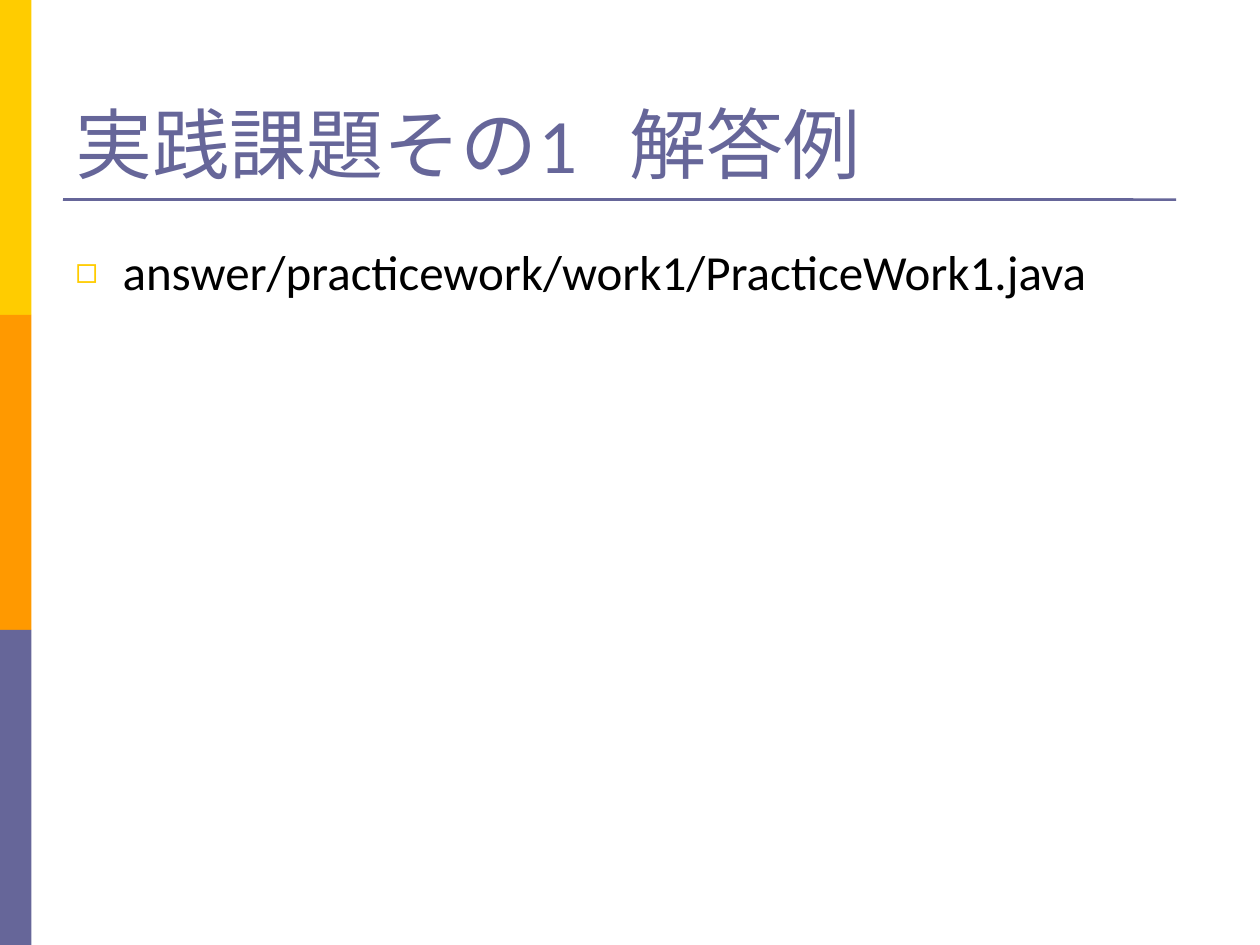
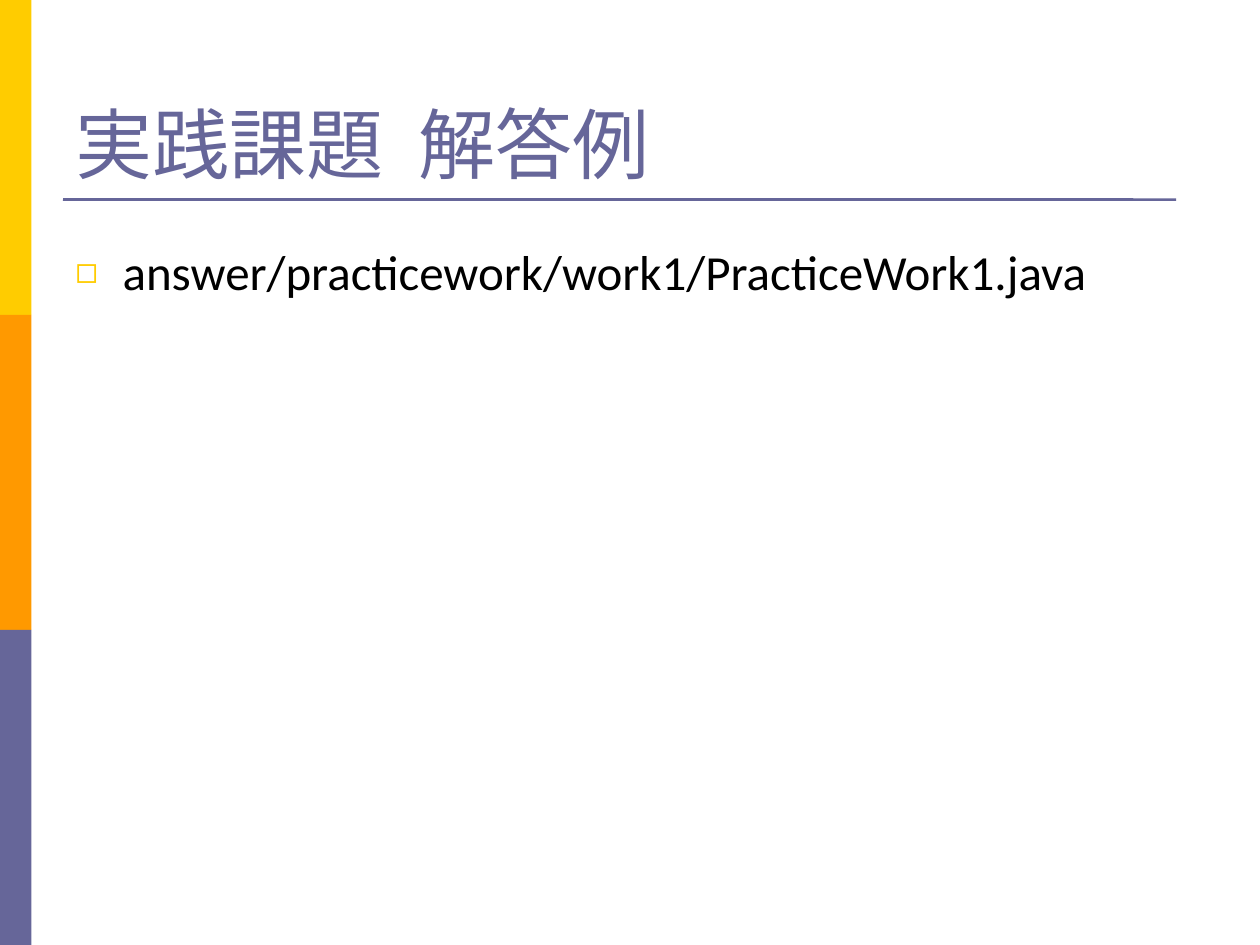
Before and after one commit to SoftwareTestAutomationResearch/STARHOTEL-Teaching-Materials-Simple, a slide deck: slide 33 of teacher/Slide.ppt (slide 36 before the commit). Drawn at 1260x945 pixels with LibreOffice and Linux fonts; fonts in the diff are those of the drawing. Boxes give left, top, right and bottom in pixels: in the first picture for what was removed or moved away, otherwise in the second. Text is boxed around its words. In the diff, an @@ line names an element or a change of style, - is before the commit and + after.

```diff
--- a/teacher/Slide.ppt
+++ b/teacher/Slide.ppt
@@ title at <box>76,107,649,179</box>: text changed @@
-実践課題その1 解答例
+実践課題 解答例
```
Also in this commit, not shown: 14 other slides changed, 3 slides added, 40 slides removed, 3 other files.
